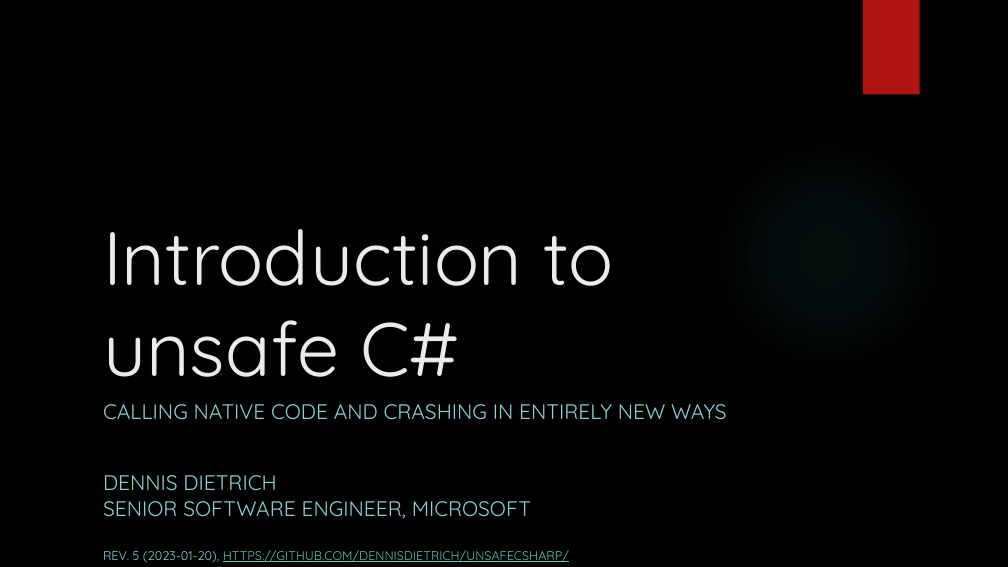
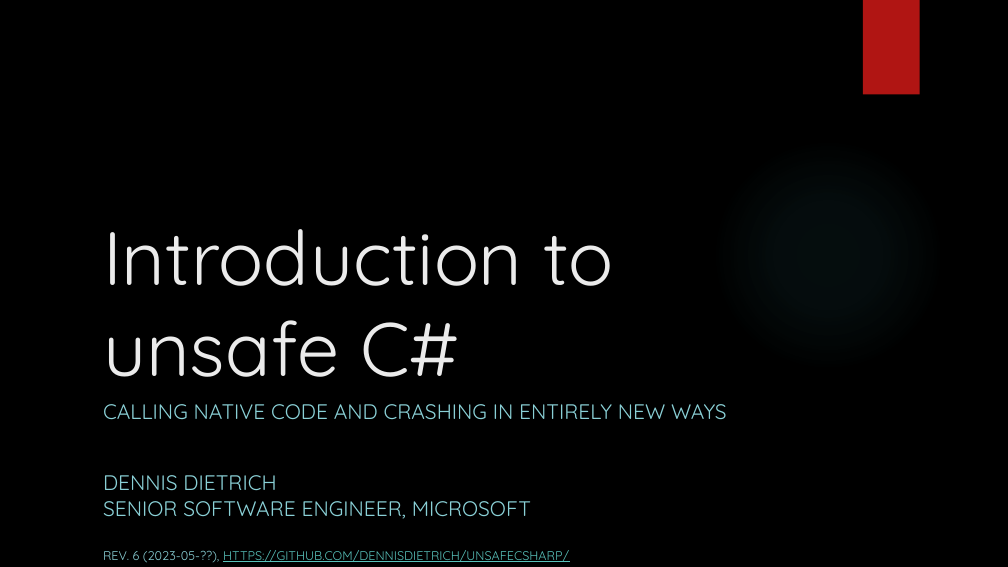
Before and after one commit to dennisdietrich/UnsafeCSharp, a slide deck: slide 1 of doc/Introduction to unsafe C#.pptx. Drawn at 1008x567 pixels with LibreOffice and Linux fonts; fonts in the diff are those of the drawing; background and template pictures are left out. Boxes give left, top, right and bottom in pixels: in the first picture for what was removed or moved away, otherwise in the second. Text is boxed around its words. In the diff, an @@ line names an element or a change of style, - is before the commit and + after.

```diff
--- a/doc/Introduction to unsafe C#.pptx
+++ b/doc/Introduction to unsafe C#.pptx
@@ text at box(103, 550, 569, 563): text changed @@
-REV. 5 (2023-01-20), HTTPS://GITHUB.COM/DENNISDIETRICH/UNSAFECSHARP/
+REV. 6 (2023-05-??), HTTPS://GITHUB.COM/DENNISDIETRICH/UNSAFECSHARP/
```
Also in this commit, not shown: 2 other slides changed.
